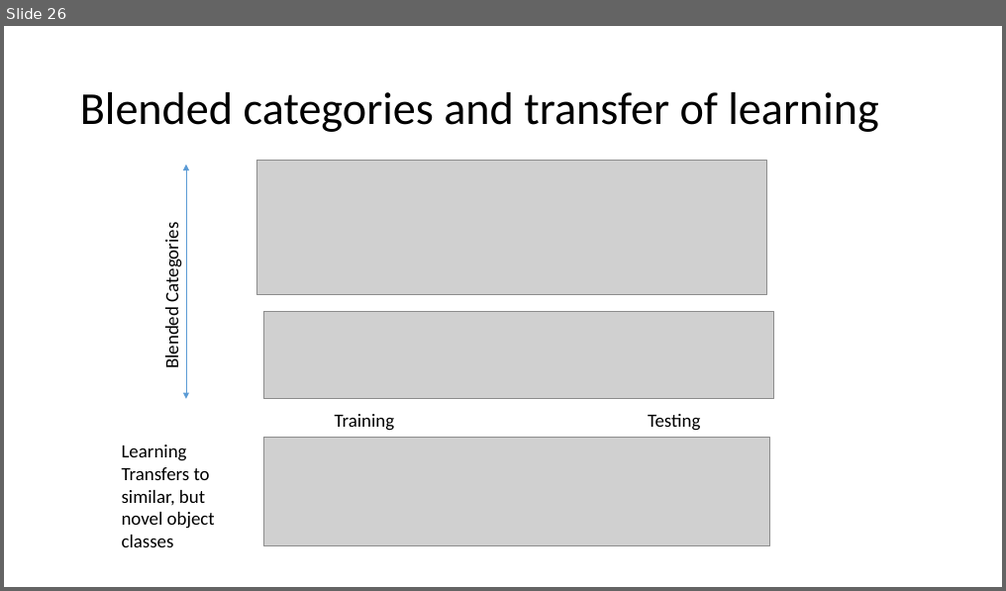
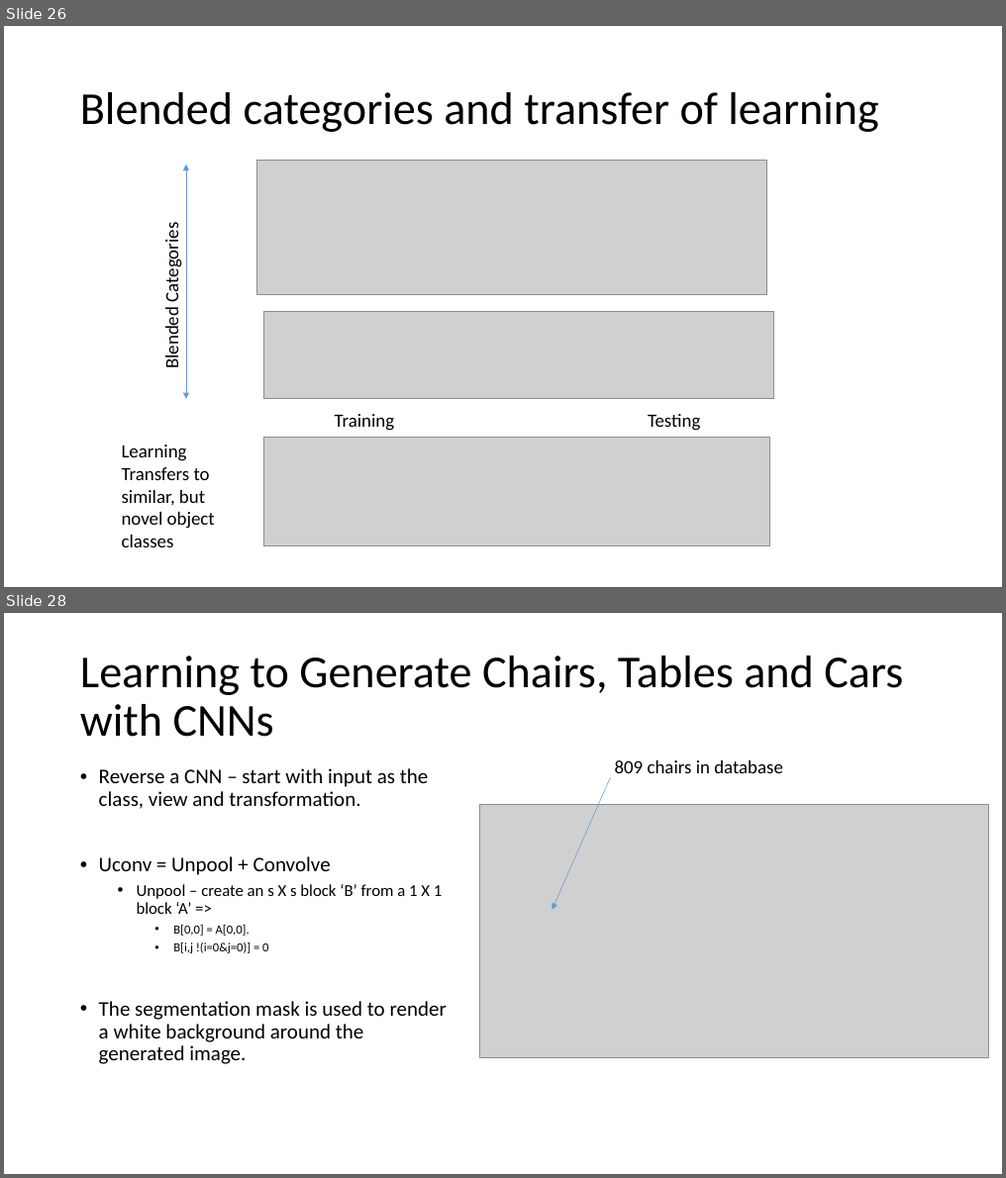
Before and after one commit to indivisibleatom/lectureNotes, a slide deck: sources/Guo_Mesh_Labeling.pptx. Shown one above the other, each under a label of ours: slide 26 before the commit, slides 26 and 28 after it; the slides between them are not shown. The pictures are 1006x591 and 1006x1178 pixels, drawn with LibreOffice and Linux fonts; fonts in the diff are those of the drawing; grey boxes stand for pictures. Boxes give left, top, right and bottom in pixels: in the first picture for what was removed or moved away, otherwise in the second. Text is boxed around its words. In the diff, an @@ line names an element or a change of style, - is before the commit and + after.

```diff
--- a/sources/Guo_Mesh_Labeling.pptx
+++ b/sources/Guo_Mesh_Labeling.pptx
@@ slide 28 added at box(4, 613, 1002, 1174), background #FFFFFF @@
@@ title added at box(80, 656, 903, 737), 44 pt, text #000000 @@
+Learning to Generate Chairs, Tables and Cars with CNNs
@@ text added at box(615, 761, 783, 773), 18 pt, text #000000 @@
+809 chairs in database
@@ text added at box(99, 768, 447, 1064), 20 pt, text #000000 @@
+• Reverse a CNN – start with input as the class, view and transformation.
+• Uconv = Unpool + Convolve
+  • Unpool – create an s X s block ‘B’ from a 1 X 1 block ‘A’ =>
+    • B[0,0] = A[0,0].
+    • B[i,j !(i=0&j=0)] = 0
+• The segmentation mask is used to render a white background around the generated image.
@@ arrow added from (611, 777) to (552, 910), #5B9BD5 0.5 pt @@
@@ picture added at box(479, 805, 988, 1058) @@
```
Also in this commit, not shown: 1 slide changed, 4 other slides added.
